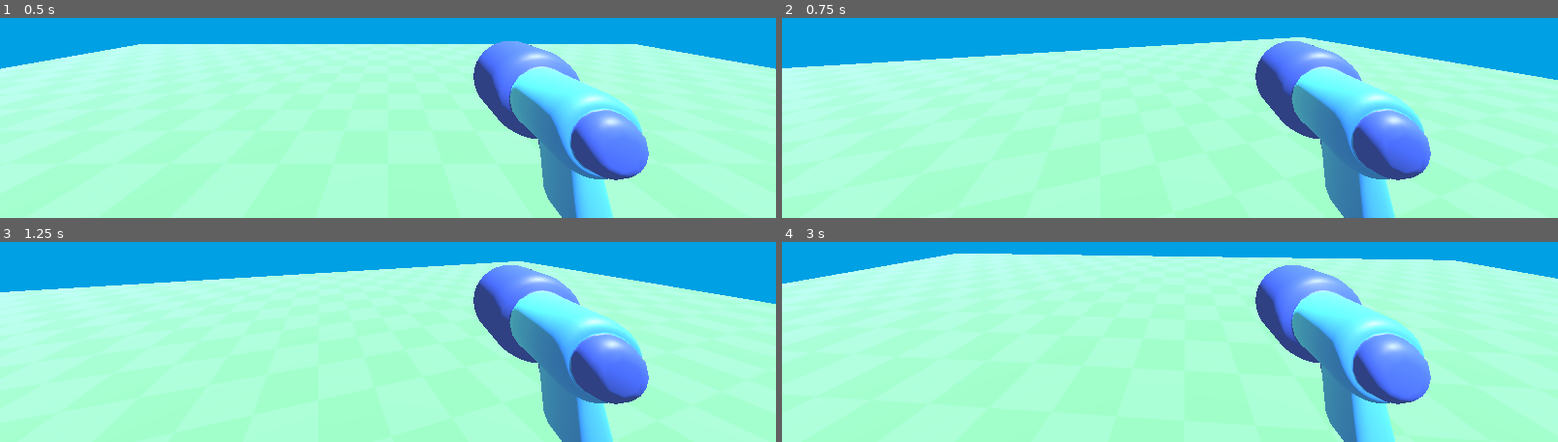
Above: before the commit, frames 1-4 (two rows, left to right).
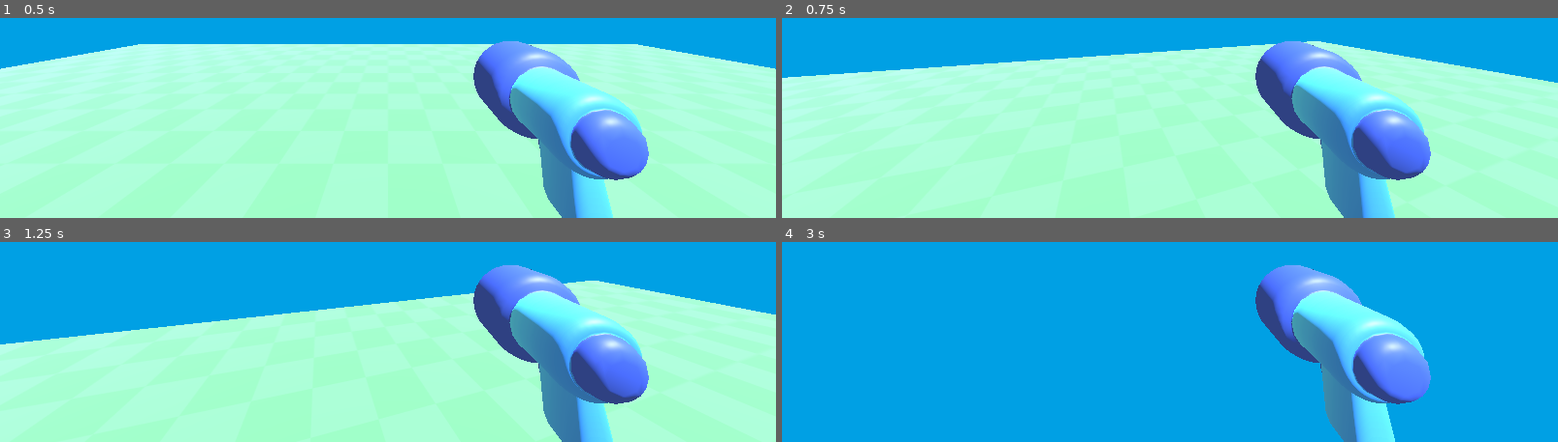
Above: after the commit, the same moments.

Repository: GArmane/gd-3d-first-demo
Game: Godot game, scene res://levels/dev/dev_001.tscn
The game is run twice, just before and just after one commit, with the same random seed, the same clock (stepped at 60 frames per second) and the same inputs.
Inputs (mouse positions are in pixels of both pictures, inside the frame that each line leads up to):
- Up to frame 1 (0.5 s): no input
- Up to frame 2 (0.75 s): tap Enter at 0.5 s; move the mouse to (outside the picture) at 0.52 s; hold W (move_forward, bound only after the commit) from 0.53 s (still down)
- Up to frame 3 (1.25 s): keep holding W (move_forward, bound only after the commit)
- Up to frame 4 (3 s): keep holding W (move_forward, bound only after the commit); move the mouse to (outside the picture) at 1.27 s; move the mouse to (outside the picture) at 2.02 s; tap Space at 2.75 s; move the mouse to (outside the picture) at 2.77 s

Frame 1 is identical in both runs. In frame 2, 2.7% of the frame differs, in the area x 0-100%, y 9-33%; in frame 3, 14%; in frame 4, 79%, in the area x 0-100%, y 5-100%.

Commit message:
(feat) ground movement

Diff:
--- a/components/player/player.gd
+++ b/components/player/player.gd
@@ -2,6 +2,16 @@
 
 
 @export_range(0.0, 1.0, 0.05) var camera_sensibility: float = 0.3
+@export_range(0.0, 10.0, 0.5) var movement_speed: float = 5.0
+
+
+func _physics_process(delta: float) -> void:
+	var input_direction_2d := Input.get_vector("move_left", "move_right", "move_forward", "move_back")
+	var input_direction_3d := Vector3(input_direction_2d.x, 0.0, input_direction_2d.y)
+	var direction := transform.basis * input_direction_3d
+	velocity.x = direction.x * movement_speed
+	velocity.z = direction.z * movement_speed
+	move_and_slide()
 
 
 func _unhandled_input(event: InputEvent) -> void:
--- a/project.godot
+++ b/project.godot
@@ -19,3 +19,26 @@
 
 window/size/viewport_width=1280
 window/size/viewport_height=720
+
+[input]
+
+move_left={
+"deadzone": 0.2,
+"events": [Object(InputEventKey,"resource_local_to_scene":false,"resource_name":"","device":0,"window_id":0,"alt_pressed":false,"shift_pressed":false,"ctrl_pressed":false,"meta_pressed":false,"pressed":false,"keycode":0,"physical_keycode":65,"key_label":0,"unicode":0,"location":0,"echo":false,"script":null)
+]
+}
+move_right={
+"deadzone": 0.2,
+"events": [Object(InputEventKey,"resource_local_to_scene":false,"resource_name":"","device":0,"window_id":0,"alt_pressed":false,"shift_pressed":false,"ctrl_pressed":false,"meta_pressed":false,"pressed":false,"keycode":0,"physical_keycode":68,"key_label":0,"unicode":0,"location":0,"echo":false,"script":null)
+]
+}
+move_forward={
+"deadzone": 0.2,
+"events": [Object(InputEventKey,"resource_local_to_scene":false,"resource_name":"","device":0,"window_id":0,"alt_pressed":false,"shift_pressed":false,"ctrl_pressed":false,"meta_pressed":false,"pressed":false,"keycode":0,"physical_keycode":87,"key_label":0,"unicode":0,"location":0,"echo":false,"script":null)
+]
+}
+move_back={
+"deadzone": 0.2,
+"events": [null, Object(InputEventKey,"resource_local_to_scene":false,"resource_name":"","device":0,"window_id":0,"alt_pressed":false,"shift_pressed":false,"ctrl_pressed":false,"meta_pressed":false,"pressed":false,"keycode":0,"physical_keycode":83,"key_label":0,"unicode":0,"location":0,"echo":false,"script":null)
+]
+}
